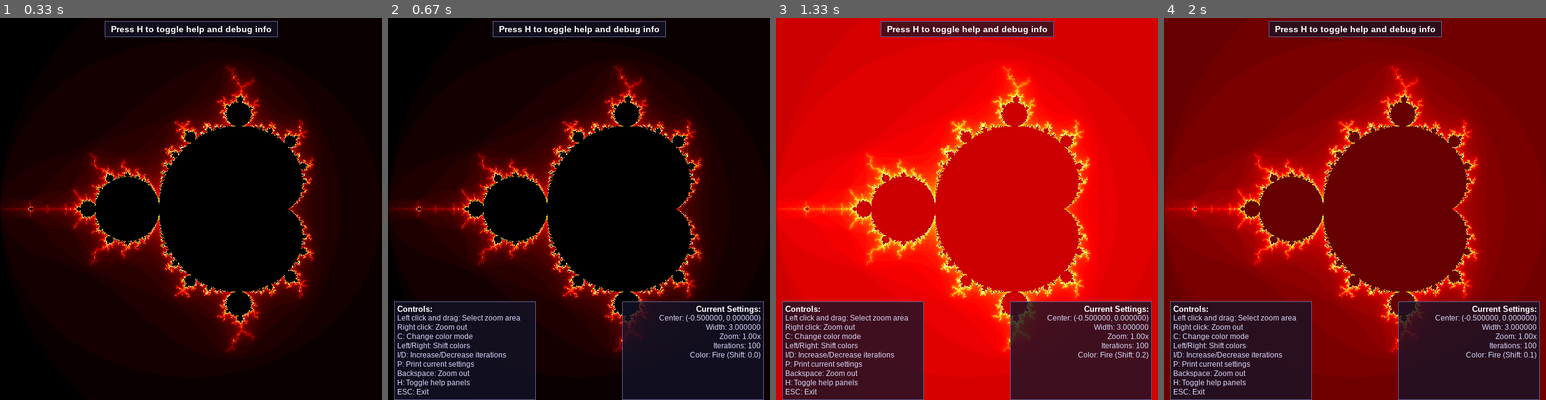
Above: before the commit, frames 1-4 (left to right).
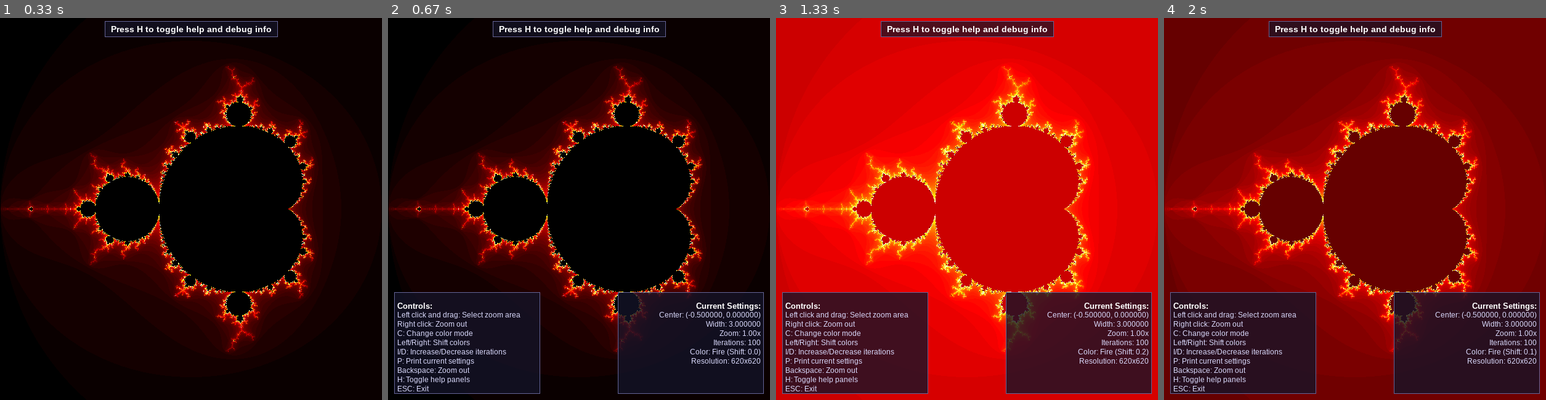
Above: after the commit, the same moments.

Repository: danadrianmirea/python-playground
Game: pygame game, started from mandelbrotViewer.py
The game is run twice, just before and just after one commit, with the same random seed, the same clock (stepped at 60 frames per second) and the same inputs.
Inputs:
- Up to frame 1 (0.33 s): no input
- Up to frame 2 (0.67 s): tap H at 0.33 s
- Up to frame 3 (1.33 s): hold Right 0.67-1.13 s; hold Right from 1.17 s (still down)
- Up to frame 4 (2 s): release Right at 1.67 s; hold Left from 1.7 s (still down)

Frame 1 is identical in both runs. In frame 2, 7.2% of the frame differs, in the area x 1-99%, y 71-100%; in frame 3, 7.2%; in frame 4, 7.2%.

Commit message:
mandelbrot: add UI scaling factor

Diff:
--- a/mandelbrotViewer.py
+++ b/mandelbrotViewer.py
@@ -29,11 +29,17 @@
     HEIGHT = max_size
     print(f"Setting up display with dimensions: {WIDTH}x{HEIGHT}")
 
+    # Calculate a scale factor for UI elements based on resolution
+    # This ensures UI elements scale appropriately with different resolutions
+    SCALE_FACTOR = max(1.0, WIDTH / 600)  # Base scale on a 600x600 reference size
+
     screen = pygame.display.set_mode((WIDTH, HEIGHT))
     pygame.display.set_caption("Mandelbrot Set")
 
-    # Set up font for help text
-    font = pygame.font.SysFont('Arial', 12)
+    # Set up font for help text with size scaled to the resolution
+    base_font_size = 12
+    scaled_font_size = int(base_font_size * SCALE_FACTOR)
+    font = pygame.font.SysFont('Arial', scaled_font_size)
 
     # Initial view parameters
     x_min, x_max = -2, 1
@@ -241,15 +247,16 @@
     def draw_top_message():
         """Draw a help message at the top of the screen"""
         message = "Press H to toggle help and debug info"
-        message_font = pygame.font.SysFont('Arial', 14, bold=True)
+        message_font_size = int(14 * SCALE_FACTOR)
+        message_font = pygame.font.SysFont('Arial', message_font_size, bold=True)
         text_surface = message_font.render(message, True, (255, 255, 255))
 
         # Create a semi-transparent background
         text_rect = text_surface.get_rect()
         text_rect.centerx = WIDTH // 2
-        text_rect.top = 10
-
-        bg_rect = text_rect.inflate(20, 10)
+        text_rect.top = int(10 * SCALE_FACTOR)
+
+        bg_rect = text_rect.inflate(int(20 * SCALE_FACTOR), int(10 * SCALE_FACTOR))
         bg_surface = pygame.Surface((bg_rect.width, bg_rect.height))
         bg_surface.set_alpha(180)
         bg_surface.fill((20, 20, 40))
@@ -259,7 +266,7 @@
         screen.blit(text_surface, text_rect)
 
         # Add a subtle border
-        pygame.draw.rect(screen, (100, 100, 150), bg_rect, 1)
+        pygame.draw.rect(screen, (100, 100, 150), bg_rect, max(1, int(SCALE_FACTOR)))
 
     def draw_ui_panel():
         """Draw UI panels with matching styling"""
@@ -296,34 +303,41 @@
             f"Width: {width:.6f}",
             f"Zoom: {zoom_level:.2f}x",
             f"Iterations: {max_iter}",
-            f"Color: {['Smooth', 'Rainbow', 'Fire'][color_mode]} (Shift: {color_shift:.1f})"
+            f"Color: {['Smooth', 'Rainbow', 'Fire'][color_mode]} (Shift: {color_shift:.1f})",
+            f"Resolution: {WIDTH}x{HEIGHT}"
         ]
 
         # Determine the maximum number of lines to make panels the same height
         max_lines = max(len(help_texts), len(settings_texts))
-        panel_height = max_lines * 15 + 10
+        panel_height = int(max_lines * 15 * SCALE_FACTOR + 10 * SCALE_FACTOR)
+        panel_width = int(230 * SCALE_FACTOR)
 
         # Create title font
-        title_font = pygame.font.SysFont('Arial', 13, bold=True)
+        title_font_size = int(13 * SCALE_FACTOR)
+        title_font = pygame.font.SysFont('Arial', title_font_size, bold=True)
 
         # Draw left panel (Help)
-        left_bg_rect = pygame.Rect(10, HEIGHT - panel_height, 230, panel_height)
+        margin = int(10 * SCALE_FACTOR)
+        left_bg_rect = pygame.Rect(margin, HEIGHT - panel_height - margin, panel_width, panel_height)
         left_bg_surface = pygame.Surface((left_bg_rect.width, left_bg_rect.height))
         left_bg_surface.set_alpha(200)
         left_bg_surface.fill((20, 20, 40))
         screen.blit(left_bg_surface, left_bg_rect)
-        pygame.draw.rect(screen, (100, 100, 150), left_bg_rect, 1)
+        pygame.draw.rect(screen, (100, 100, 150), left_bg_rect, max(1, int(SCALE_FACTOR / 2)))
 
         # Draw right panel (Settings)
-        right_bg_rect = pygame.Rect(WIDTH - 240, HEIGHT - panel_height, 230, panel_height)
+        right_bg_rect = pygame.Rect(WIDTH - panel_width - margin, HEIGHT - panel_height - margin, panel_width, panel_height)
         right_bg_surface = pygame.Surface((right_bg_rect.width, right_bg_rect.height))
         right_bg_surface.set_alpha(200)
         right_bg_surface.fill((20, 20, 40))
         screen.blit(right_bg_surface, right_bg_rect)
-        pygame.draw.rect(screen, (100, 100, 150), right_bg_rect, 1)
+        pygame.draw.rect(screen, (100, 100, 150), right_bg_rect, max(1, int(SCALE_FACTOR / 2)))
+
+        # Calculate line height based on scale
+        line_height = int(15 * SCALE_FACTOR)
 
         # Draw help text
-        y_offset = HEIGHT - panel_height + 5
+        y_offset = HEIGHT - panel_height + int(5 * SCALE_FACTOR)
         for i, text in enumerate(help_texts):
             if i == 0:
                 text_surface = title_font.render(text, True, (255, 255, 255))
@@ -331,13 +345,13 @@
                 text_surface = font.render(text, True, (220, 220, 255))
 
             text_rect = text_surface.get_rect()
-            text_rect.x = 15
+            text_rect.x = margin + int(5 * SCALE_FACTOR)
             text_rect.y = y_offset
             screen.blit(text_surface, text_rect)
-            y_offset += 15
+            y_offset += line_height
 
         # Draw settings text
-        y_offset = HEIGHT - panel_height + 5
+        y_offset = HEIGHT - panel_height + int(5 * SCALE_FACTOR)
         for i, text in enumerate(settings_texts):
             if i == 0:
                 text_surface = title_font.render(text, True, (255, 255, 255))
@@ -345,10 +359,10 @@
                 text_surface = font.render(text, True, (220, 220, 255))
 
             text_rect = text_surface.get_rect()
-            text_rect.right = WIDTH - 15
+            text_rect.right = WIDTH - margin - int(5 * SCALE_FACTOR)
             text_rect.y = y_offset
             screen.blit(text_surface, text_rect)
-            y_offset += 15
+            y_offset += line_height
 
     def draw_mandelbrot():
         global current_pixels, colored_pixels, base_surface
@@ -497,7 +511,7 @@
 
         # Draw the original rectangle (dimmed)
         original_rect = pygame.Rect(rect_x1, rect_y1, rect_width, rect_height)
-        pygame.draw.rect(screen, (100, 100, 100), original_rect, 1)
+        pygame.draw.rect(screen, (100, 100, 100), original_rect, max(1, int(SCALE_FACTOR / 2)))
 
         # Draw the square that will be zoomed into (highlighted)
         # Convert floating point coordinates to integers for drawing
@@ -507,10 +521,11 @@
             int(square_x2 - square_x1),
             int(square_y2 - square_y1)
         )
-        pygame.draw.rect(screen, (255, 255, 255), square_rect, 2)
+        pygame.draw.rect(screen, (255, 255, 255), square_rect, max(1, int(SCALE_FACTOR)))
 
         # Display zoom coordinates in the square
-        zoom_info_font = pygame.font.SysFont('Arial', 10)
+        zoom_info_font_size = int(10 * SCALE_FACTOR)
+        zoom_info_font = pygame.font.SysFont('Arial', zoom_info_font_size)
 
         # Show the center coordinates - use the exact coordinates we'll zoom to
         zoom_text1 = zoom_info_font.render(
@@ -520,7 +535,7 @@
         )
         zoom_text_rect1 = zoom_text1.get_rect()
         zoom_text_rect1.centerx = int(center_x)
-        zoom_text_rect1.y = int(square_y1) + 4
+        zoom_text_rect1.y = int(square_y1) + int(4 * SCALE_FACTOR)
 
         # Show the zoom factor - use the actual calculated factor that will be applied
         zoom_text2 = zoom_info_font.render(
@@ -530,16 +545,16 @@
         )
         zoom_text_rect2 = zoom_text2.get_rect()
         zoom_text_rect2.centerx = int(center_x)
-        zoom_text_rect2.y = int(square_y1) + 19
+        zoom_text_rect2.y = int(square_y1) + int(19 * SCALE_FACTOR)
 
         # Add a small background behind the text for readability
-        text_bg_rect1 = zoom_text_rect1.inflate(6, 4)
+        text_bg_rect1 = zoom_text_rect1.inflate(int(6 * SCALE_FACTOR), int(4 * SCALE_FACTOR))
         text_bg1 = pygame.Surface((text_bg_rect1.width, text_bg_rect1.height))
         text_bg1.set_alpha(180)
         text_bg1.fill((0, 0, 0))
         screen.blit(text_bg1, text_bg_rect1)
 
-        text_bg_rect2 = zoom_text_rect2.inflate(6, 4)
+        text_bg_rect2 = zoom_text_rect2.inflate(int(6 * SCALE_FACTOR), int(4 * SCALE_FACTOR))
         text_bg2 = pygame.Surface((text_bg_rect2.width, text_bg_rect2.height))
         text_bg2.set_alpha(180)
         text_bg2.fill((0, 0, 0))
@@ -549,9 +564,17 @@
         screen.blit(zoom_text1, zoom_text_rect1)
         screen.blit(zoom_text2, zoom_text_rect2)
 
-        # Draw a crosshair at the center
-        pygame.draw.line(screen, (255, 255, 0), (int(center_x) - 5, int(center_y)), (int(center_x) + 5, int(center_y)), 1)
-        pygame.draw.line(screen, (255, 255, 0), (int(center_x), int(center_y) - 5), (int(center_x), int(center_y) + 5), 1)
+        # Draw a crosshair at the center with thickness based on scale
+        line_thickness = max(1, int(SCALE_FACTOR / 2))
+        crosshair_size = int(5 * SCALE_FACTOR)
+        pygame.draw.line(screen, (255, 255, 0),
+                        (int(center_x) - crosshair_size, int(center_y)),
+                        (int(center_x) + crosshair_size, int(center_y)),
+                        line_thickness)
+        pygame.draw.line(screen, (255, 255, 0),
+                        (int(center_x), int(center_y) - crosshair_size),
+                        (int(center_x), int(center_y) + crosshair_size),
+                        line_thickness)
 
         # Always draw the top message
         draw_top_message()
